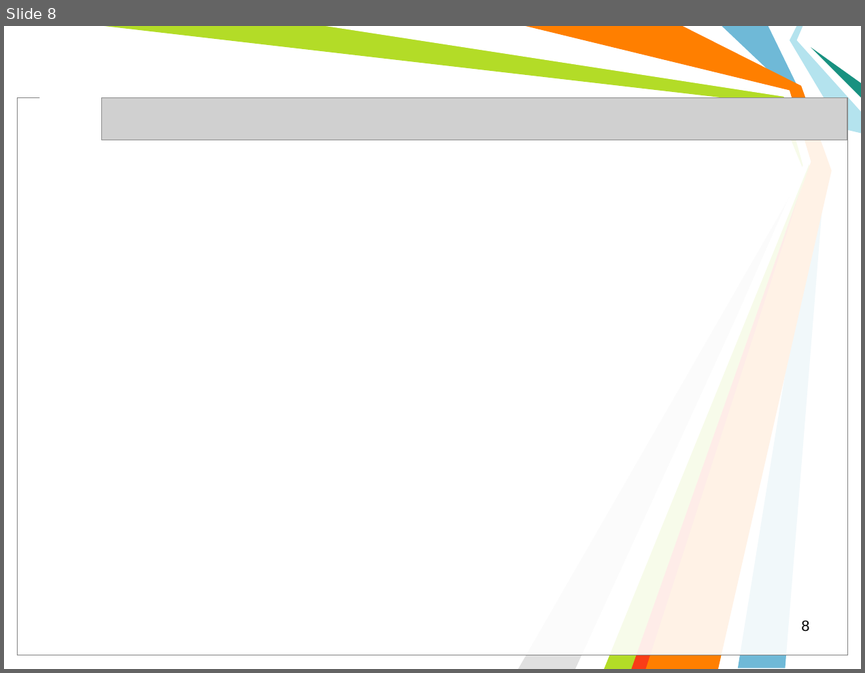
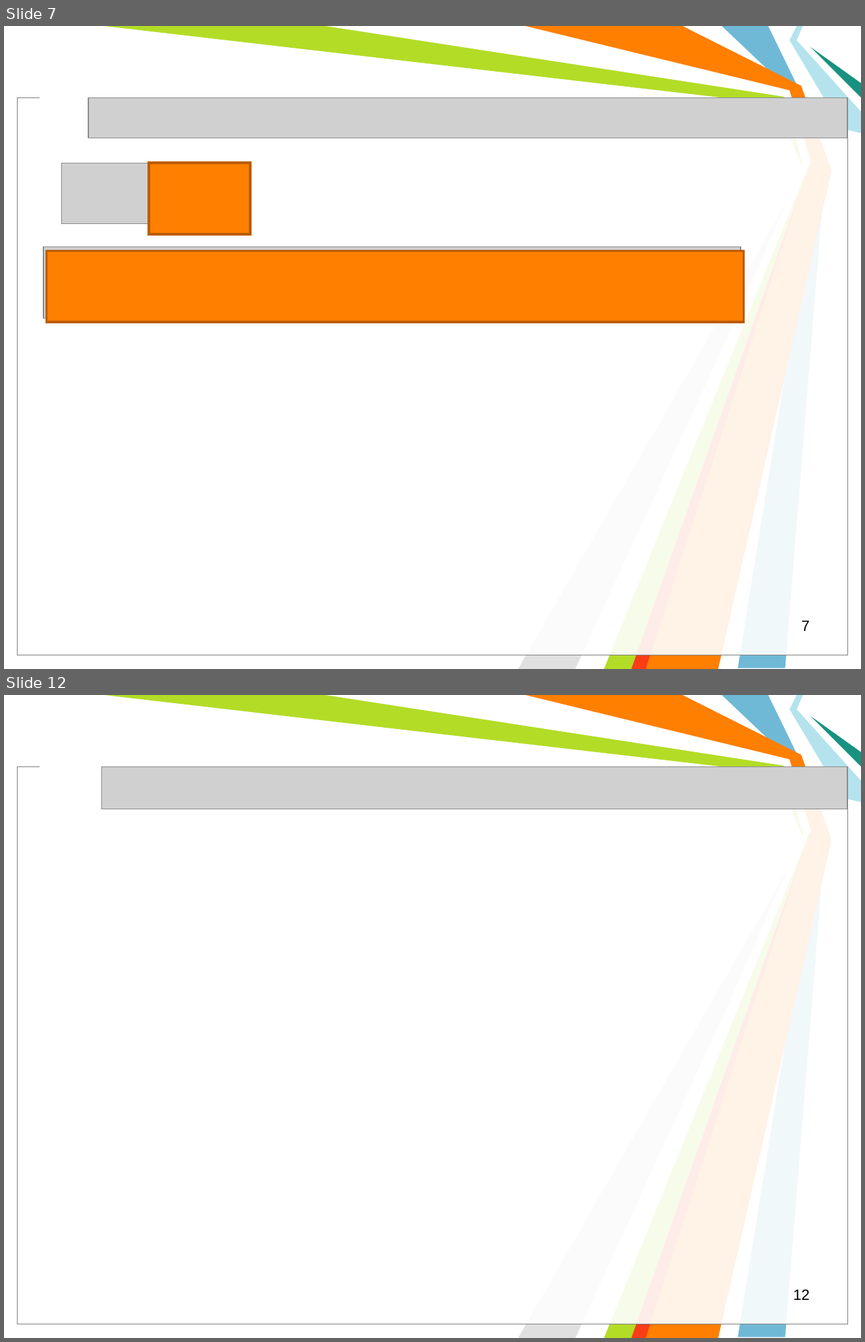
Before and after one commit to l432/NMK, a slide deck: Lecture/Chem/Lessons11/Less00_11sN.ppt. Shown one above the other, each under a label of ours: slide 8 before the commit, slides 7 and 12 after it; the slides between them are not shown. The pictures are 865x673 and 865x1342 pixels, drawn with LibreOffice and Linux fonts; fonts in the diff are those of the drawing; grey boxes stand for pictures; background and template pictures are left out. Boxes give left, top, right and bottom in pixels: in the first picture for what was removed or moved away, otherwise in the second. Text is boxed around its words. In the diff, an @@ line names an element or a change of style, - is before the commit and + after.

```diff
--- a/Lecture/Chem/Lessons11/Less00_11sN.ppt
+++ b/Lecture/Chem/Lessons11/Less00_11sN.ppt
@@ slide 7 added at (4,26,861,669), background #FFFFFF; not listed: 11 template elements that a slide beside it also shows @@
@@ picture added at (88,98,847,138) @@
@@ picture added at (61,163,230,224) @@
@@ rectangle added at (149,163,250,234), fill #FF7F00, outline #BC5C00 2.01 pt @@
@@ picture added at (43,247,740,318) @@
@@ rectangle added at (47,250,743,322), fill #FF7F00, outline #BC5C00 2.01 pt @@
@@ page number added at (801,620,809,631), 12.5 pt, text #000000 @@
+7
@@ what was slide 8 is now slide 12 @@
@@ page number at (793,1289,809,1300): text changed @@
-8
+12
```
Also in this commit, not shown: 2 slides changed, 8 other slides added, 5 slides removed, 1 other file.
